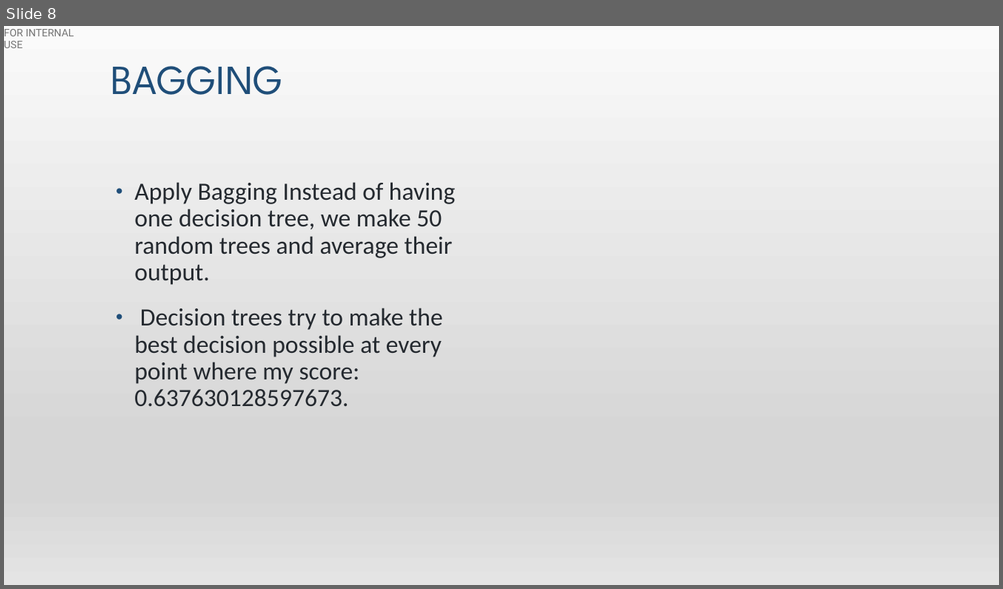
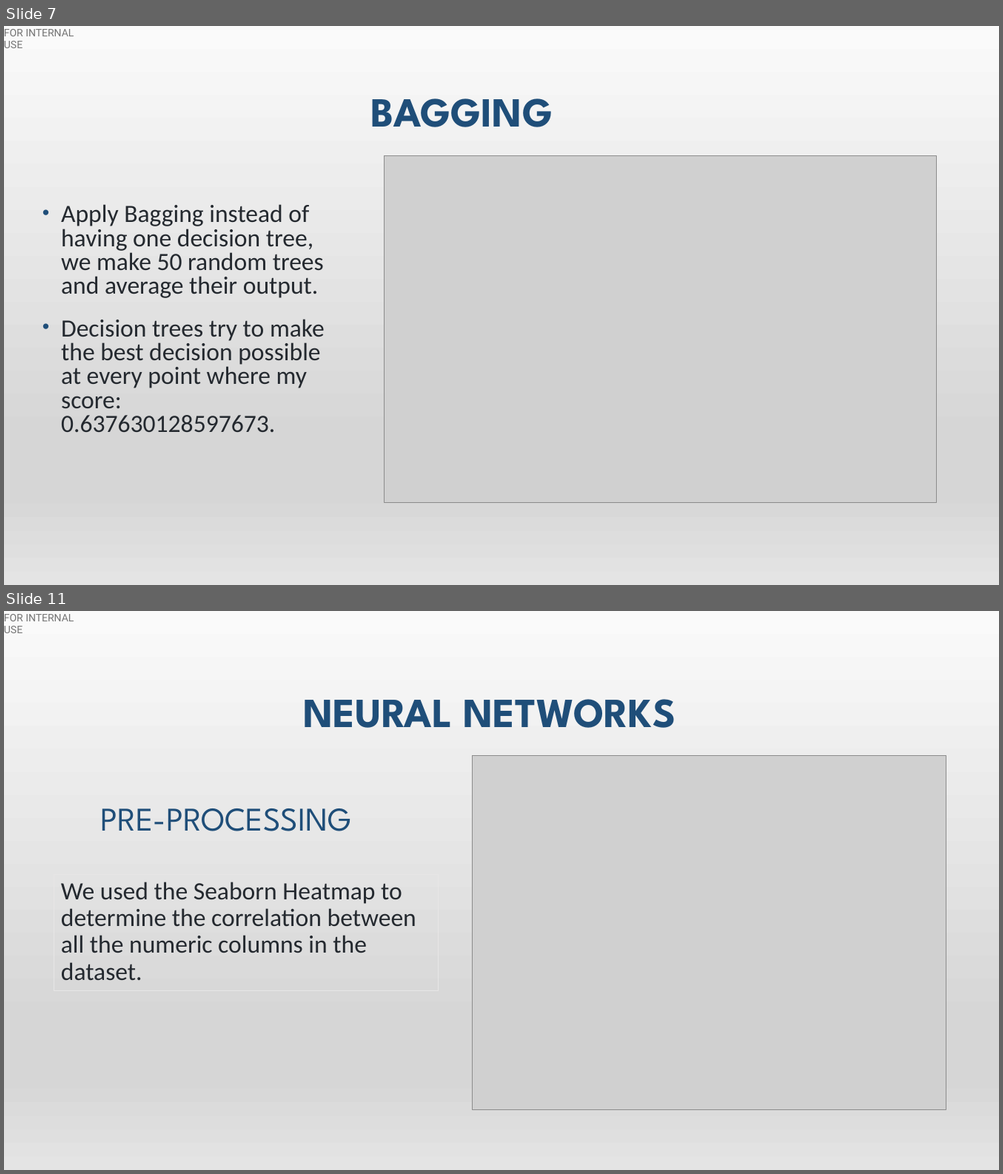
Before and after one commit to hibaa-a/MachineLearning_GlassdoorReviews, a slide deck: glassdoor_presentation.pptx. Shown one above the other, each under a label of ours: slide 8 before the commit, slides 7 and 11 after it; the slides between them are not shown. The pictures are 1003x589 and 1003x1174 pixels, drawn with LibreOffice and Linux fonts; fonts in the diff are those of the drawing; grey boxes stand for pictures. Boxes give left, top, right and bottom in pixels: in the first picture for what was removed or moved away, otherwise in the second. Text is boxed around its words. In the diff, an @@ line names an element or a change of style, - is before the commit and + after.

```diff
--- a/glassdoor_presentation.pptx
+++ b/glassdoor_presentation.pptx
@@ slide 11 added at (x1=4, y1=611, x2=999, y2=1170), background gradient #F2F2F2 to #E7E6E6 to #FFFFFF to #D0CECE; not listed: 2 template elements that a slide beside it also shows @@
@@ title added at (x1=303, y1=699, x2=675, y2=728), 40 pt, text #1F4E79, bold @@
+NEURAL NETWORKS
@@ picture added at (x1=472, y1=756, x2=945, y2=1111) @@
@@ text added at (x1=101, y1=809, x2=352, y2=832), 32 pt, text #1F4E79 @@
+PRE-PROCESSING
@@ rectangle added at (x1=54, y1=875, x2=438, y2=991), outline #E7E6E6 0.75 pt, 24 pt, text #24292F @@
+We used the Seaborn Heatmap to determine the correlation between all the numeric columns in the dataset.
@@ what was slide 8 is now slide 7 @@
@@ slide 7 changed as well @@
@@ title "BAGGING" moved from (x1=111, y1=66, x2=283, y2=95) to (x1=371, y1=99, x2=553, y2=127) @@
@@ title "BAGGING" at (x1=371, y1=99, x2=553, y2=127): bold on @@
@@ picture added at (x1=384, y1=156, x2=936, y2=503) @@
@@ text "Apply Bagging instead of having ..." moved from (x1=134, y1=182, x2=455, y2=407) to (x1=61, y1=204, x2=324, y2=432) @@
@@ text at (x1=61, y1=204, x2=324, y2=298): text changed @@
-• Apply Bagging Instead of having one decision tree, we make 50 random trees and average their output.
+• Apply Bagging instead of having one decision tree, we make 50 random trees and average their output.
@@ text at (x1=61, y1=319, x2=324, y2=432): line spacing 0.9 to 0.8 @@
```
Also in this commit, not shown: 6 other slides changed, 11 other slides added, 6 slides removed.
